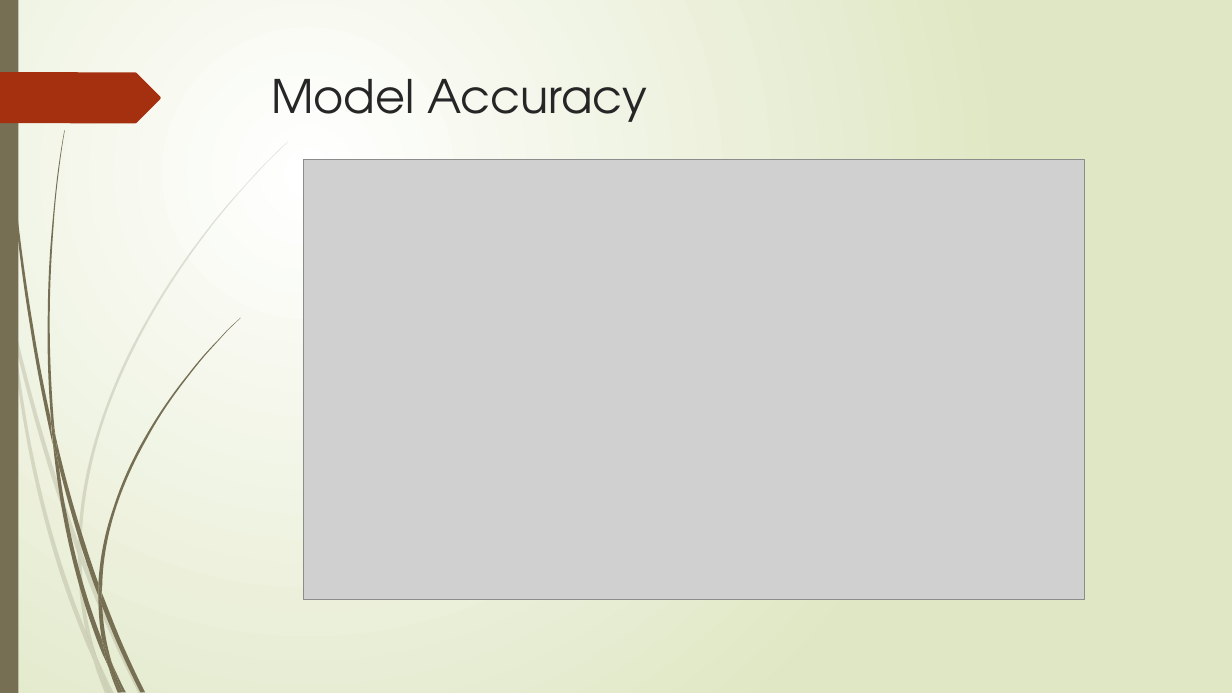
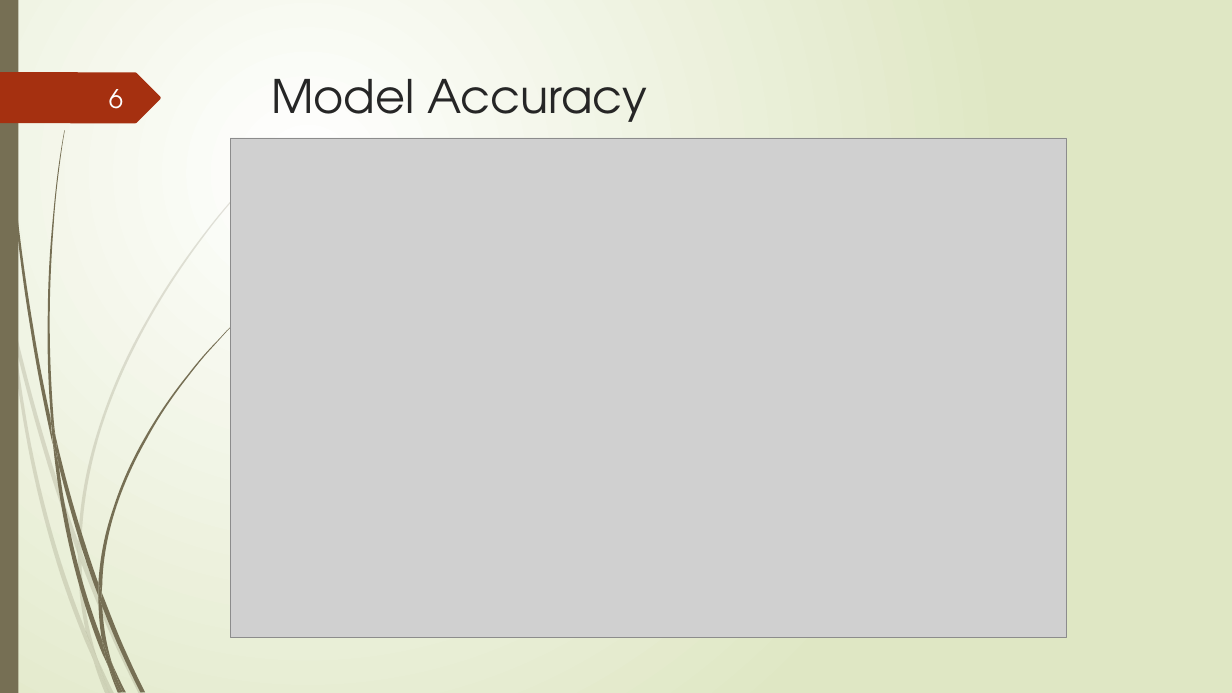
Before and after one commit to CrystalRae90/Machine_Learning_Project, a slide deck: slide 6 of Presentation.pptx (slide 5 before the commit). Drawn at 1232x693 pixels with LibreOffice and Linux fonts; fonts in the diff are those of the drawing; grey boxes stand for pictures. Boxes give left, top, right and bottom in pixels: in the first picture for what was removed or moved away, otherwise in the second. Text is boxed around its words. In the diff, an @@ line names an element or a change of style, - is before the commit and + after.

```diff
--- a/Presentation.pptx
+++ b/Presentation.pptx
@@ page number added at box(109, 89, 123, 109), 20 pt, text #FEFFFF @@
+6
@@ picture: place and size @@
-picture at box(304, 160, 1085, 599)
+picture at box(230, 138, 1067, 638)
```
Also in this commit, not shown: 7 other slides changed, 3 slides added, 1 slide removed.
